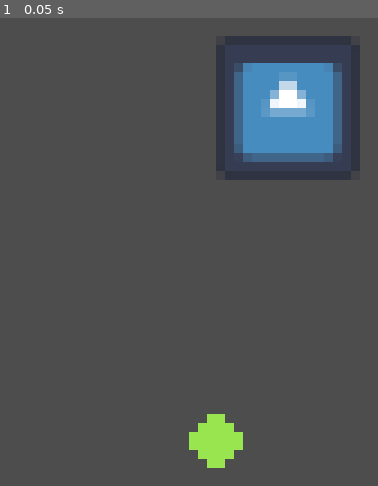
Above: before the commit, frame 1.
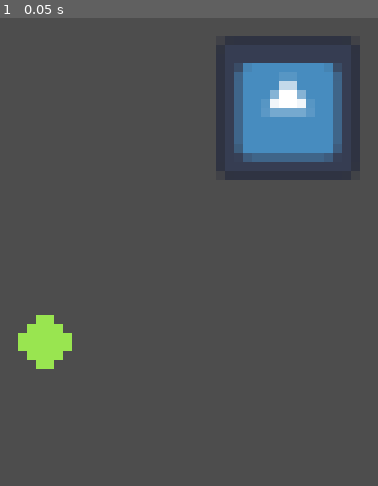
Above: after the commit, the same moment.

Repository: kennethbchen/Bullet-Journal-Game
Game: Godot game, scene res://Game.tscn
The game is run twice, just before and just after one commit, with the same random seed, the same clock (stepped at 60 frames per second) and the same inputs. The engine's default icon, where the game draws it, is replaced by a stand-in: a white triangle on a blue panel in a dark square.
Inputs:
- Up to frame 1 (0.05 s): no input

The runs differ from the first frame. In frame 1, 2.2% of the frame differs, in the area x 4-65%, y 63-97%.

Commit message:
Implemented line drawing with left click

Diff:
--- a/Game.tscn
+++ b/Game.tscn
@@ -1,7 +1,8 @@
-[gd_scene load_steps=7 format=3 uid="uid://bxktlf7m5thw"]
+[gd_scene load_steps=8 format=3 uid="uid://bxktlf7m5thw"]
 
 [ext_resource type="Script" path="res://Scripts/Player.gd" id="1_46845"]
 [ext_resource type="Texture2D" uid="uid://dylu3cq3lws6h" path="res://Sprites/PlayerHurtbox.png" id="1_jw0vf"]
+[ext_resource type="PackedScene" uid="uid://cmn84sc4c3hn3" path="res://LineDrawer.tscn" id="2_kkffy"]
 [ext_resource type="Script" path="res://MouseInputHandler.gd" id="3_g6vei"]
 [ext_resource type="Texture2D" uid="uid://bke02cu24rhwk" path="res://icon.svg" id="4_wu58r"]
 
@@ -12,12 +13,17 @@
 
 [node name="Game" type="Node2D"]
 
-[node name="Player" type="CharacterBody2D" parent="."]
-position = Vector2(94, 80)
+[node name="LineParent" type="Node" parent="."]
+
+[node name="Player" type="CharacterBody2D" parent="." node_paths=PackedStringArray("line_parent")]
+position = Vector2(75, 69)
 motion_mode = 1
 script = ExtResource("1_46845")
+line_drawer_scene = ExtResource("2_kkffy")
+line_parent = NodePath("../LineParent")
 
 [node name="HurtboxSprite" type="Sprite2D" parent="Player"]
+z_index = 2
 texture = ExtResource("1_jw0vf")
 
 [node name="Hurtbox" type="CollisionShape2D" parent="Player"]
@@ -35,3 +41,6 @@
 
 [node name="CollisionShape2D" type="CollisionShape2D" parent="TestProjectile"]
 shape = SubResource("CircleShape2D_3f8an")
+
+[connection signal="left_mouse_pressed" from="Player/MouseInputHandler" to="Player" method="_on_left_mouse_pressed"]
+[connection signal="left_mouse_released" from="Player/MouseInputHandler" to="Player" method="_on_left_mouse_released"]
--- /dev/null
+++ b/LineDrawer.gd
@@ -0,0 +1,49 @@
+extends Line2D
+
+class_name LineDrawer
+
+@export var enabled: bool = false
+
+@export var tracked_node: Node2D
+
+@export var min_distance: float =  6
+
+
+
+
+var tracked_position: Vector2:
+	get:
+		return tracked_node.position
+
+var first_point: Vector2:
+	get:
+		return points[0]
+
+var last_point: Vector2:
+	get:
+		return points[points.size() - 1]
+
+signal loop_created(line_drawer, points)
+
+func init(node_to_track: Node2D):
+	tracked_node = node_to_track
+	enabled = true
+
+# Called every frame. 'delta' is the elapsed time since the previous frame.
+func _process(delta):
+
+	if tracked_node == null or not enabled:
+		return
+
+	if points.size() == 0:
+		_append_point()
+
+	# Try to add new points to the line
+	if last_point.distance_to(tracked_position) > min_distance:
+
+		_append_point()
+
+
+
+func _append_point():
+	add_point(tracked_position, points.size() + 1)
--- /dev/null
+++ b/LineDrawer.tscn
@@ -0,0 +1,9 @@
+[gd_scene load_steps=2 format=3 uid="uid://cmn84sc4c3hn3"]
+
+[ext_resource type="Script" path="res://LineDrawer.gd" id="1_bdswj"]
+
+[node name="LineDrawer" type="Line2D"]
+top_level = true
+width = 2.0
+script = ExtResource("1_bdswj")
+min_distance = 3.0
--- a/MouseInputHandler.gd
+++ b/MouseInputHandler.gd
@@ -3,6 +3,9 @@
 class_name MouseInputHandler
 
 var global_mouse_position
+
+signal left_mouse_pressed()
+signal left_mouse_released()
 
 # Called when the node enters the scene tree for the first time.
 func _ready():
@@ -10,10 +13,12 @@
 
 func _unhandled_input(event):
 
+	if event is InputEventMouseButton and event.button_index == MouseButton.MOUSE_BUTTON_LEFT:
+		if event.is_pressed():
+			left_mouse_pressed.emit()
+
+		if event.is_released():
+			left_mouse_released.emit()
+
 	if event is InputEventMouseMotion:
 		global_mouse_position = get_global_mouse_position()
-
-
-# Called every frame. 'delta' is the elapsed time since the previous frame.
-func _process(delta):
-	pass
--- a/Scripts/Player.gd
+++ b/Scripts/Player.gd
@@ -2,17 +2,30 @@
 
 enum STATE {IDLE, GRABBED, HITSTUN}
 
+@export_group("Nodes")
+@export var line_drawer_scene: PackedScene
+@export var line_parent: Node
+
+@export_group("Movement")
 @export var max_grab_distance: float = 10
 @export var max_speed: float = 80
 
+
+@export_group("Hitstun")
 @export var hitstun_speed: float = 200
 @export var hitstun_friction: float = 5
 
 @onready var mouse_input: MouseInputHandler = $MouseInputHandler
 
-var current_state = STATE.IDLE
+var current_state: STATE = STATE.IDLE
+
+var current_line_drawer: LineDrawer
 
 func _ready():
+
+	assert(line_drawer_scene != null)
+	assert(line_parent != null)
+
 	_change_to_idle()
 
 func _process(delta):
@@ -34,7 +47,6 @@
 
 		if collision != null:
 			_change_to_hitstun(collision, delta)
-			print(collision.get_normal())
 
 	if current_state == STATE.HITSTUN:
 
@@ -43,6 +55,8 @@
 			move_and_collide(velocity)
 		else:
 			velocity = Vector2.ZERO
+
+			_stop_drawing()
 			_change_to_idle()
 
 
@@ -55,6 +69,36 @@
 	current_state = STATE.GRABBED
 
 func _change_to_hitstun(collision: KinematicCollision2D, delta: float):
+
+	_start_drawing()
+
 	current_state = STATE.HITSTUN
 
 	velocity = collision.get_normal() * delta * hitstun_speed
+
+func _start_drawing():
+
+	if current_line_drawer != null:
+		return
+
+	var new_line = line_drawer_scene.instantiate() as LineDrawer
+	add_child(new_line)
+	new_line.init(self)
+	current_line_drawer = new_line
+
+func _stop_drawing():
+
+	if current_line_drawer == null:
+		return
+
+	current_line_drawer.enabled = false
+	current_line_drawer.reparent(line_parent)
+	current_line_drawer = null
+
+func _on_left_mouse_pressed():
+	if current_state == STATE.GRABBED:
+		_start_drawing()
+
+func _on_left_mouse_released():
+	if current_state == STATE.GRABBED:
+		_stop_drawing()
